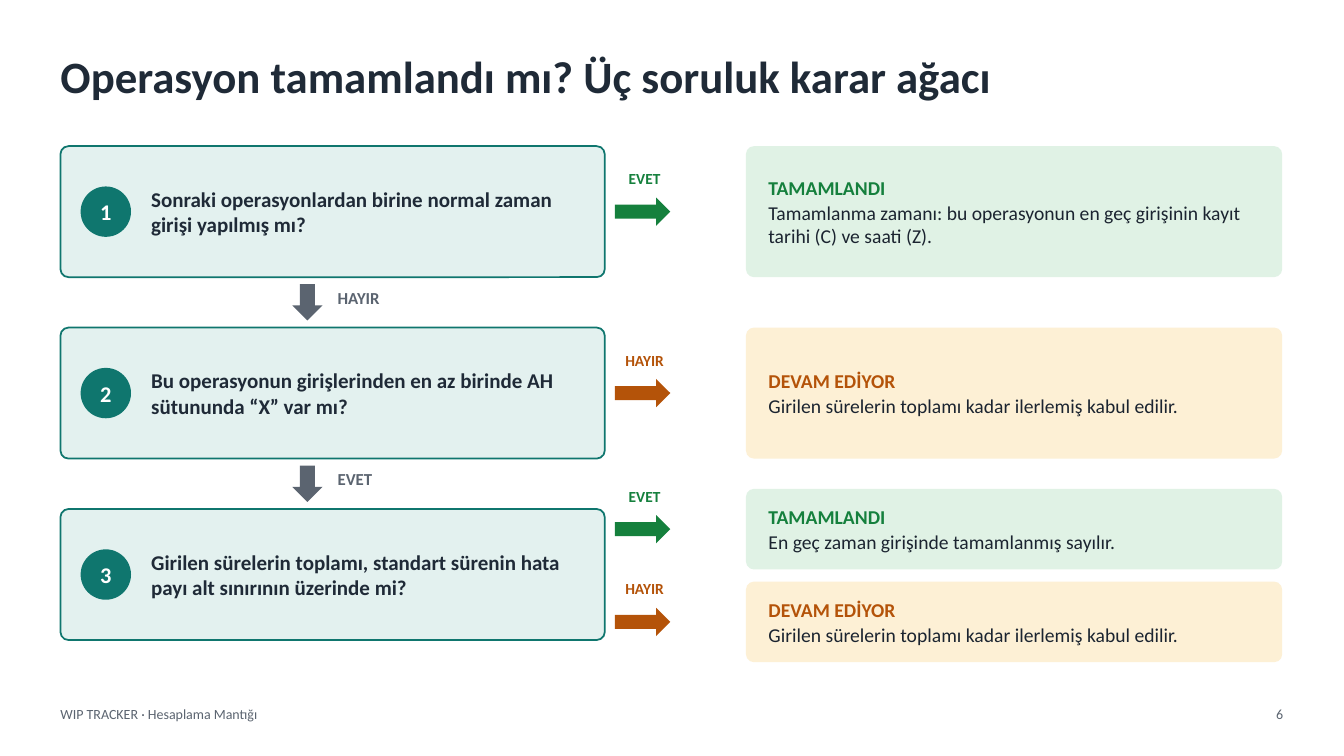
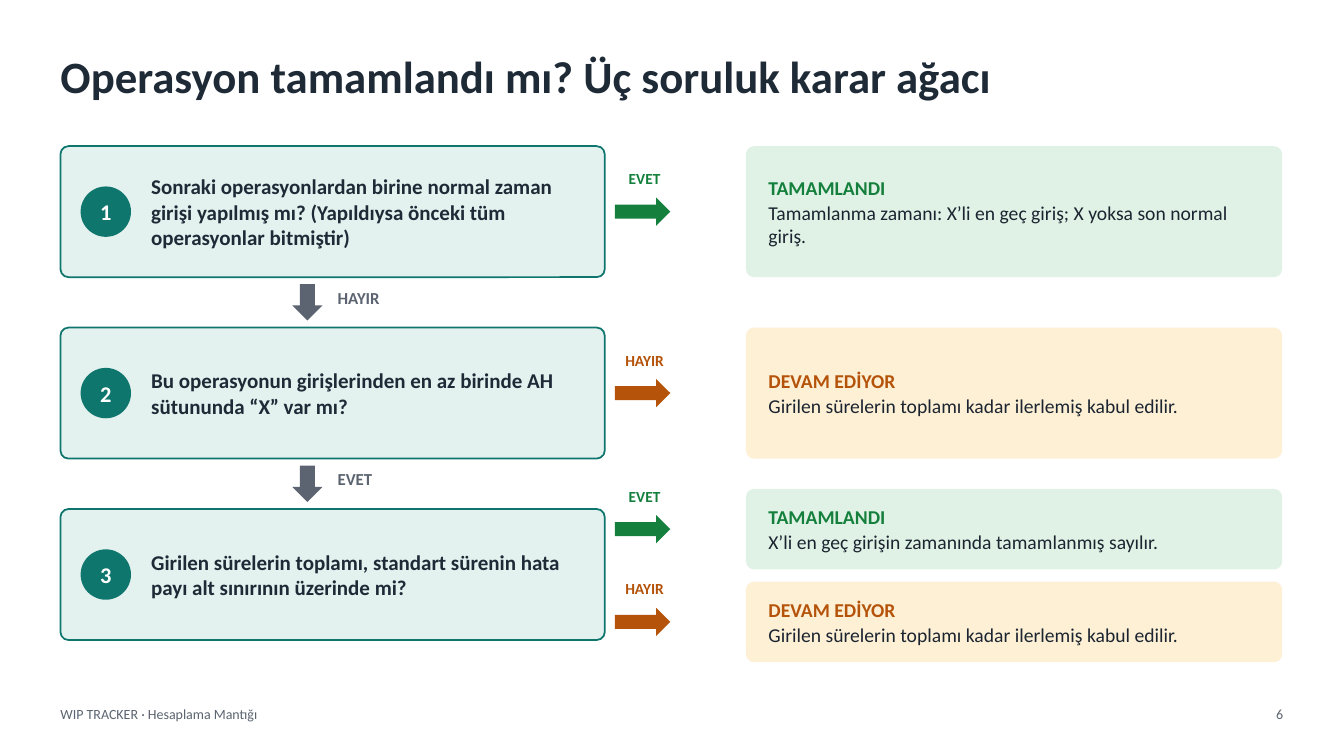
Before and after one commit to EfeYaltirikli/WIP_TRACKER_PUBLIC, a slide deck: slide 6 of WIP_TRACKER_Hesaplama_Mantigi.pptx. Drawn at 1344x756 pixels with LibreOffice and Linux fonts; fonts in the diff are those of the drawing. Boxes give left, top, right and bottom in pixels: in the first picture for what was removed or moved away, otherwise in the second. Text is boxed around its words. In the diff, an @@ line names an element or a change of style, - is before the commit and + after.

```diff
--- a/WIP_TRACKER_Hesaplama_Mantigi.pptx
+++ b/WIP_TRACKER_Hesaplama_Mantigi.pptx
@@ text at [151,179,552,249]: text changed @@
-Sonraki operasyonlardan birine normal zaman girişi yapılmış mı?
+Sonraki operasyonlardan birine normal zaman girişi yapılmış mı? (Yapıldıysa önceki tüm operasyonlar bitmiştir)
@@ text in rounded rectangle at [768,206,1227,247]: text changed @@
-Tamamlanma zamanı: bu operasyonun en geç girişinin kayıt tarihi (C) ve saati (Z).
+Tamamlanma zamanı: X’li en geç giriş; X yoksa son normal giriş.
@@ text in rounded rectangle at [768,535,1158,553]: text changed @@
-En geç zaman girişinde tamamlanmış sayılır.
+X’li en geç girişin zamanında tamamlanmış sayılır.
```
Also in this commit, not shown: 3 other slides changed.
